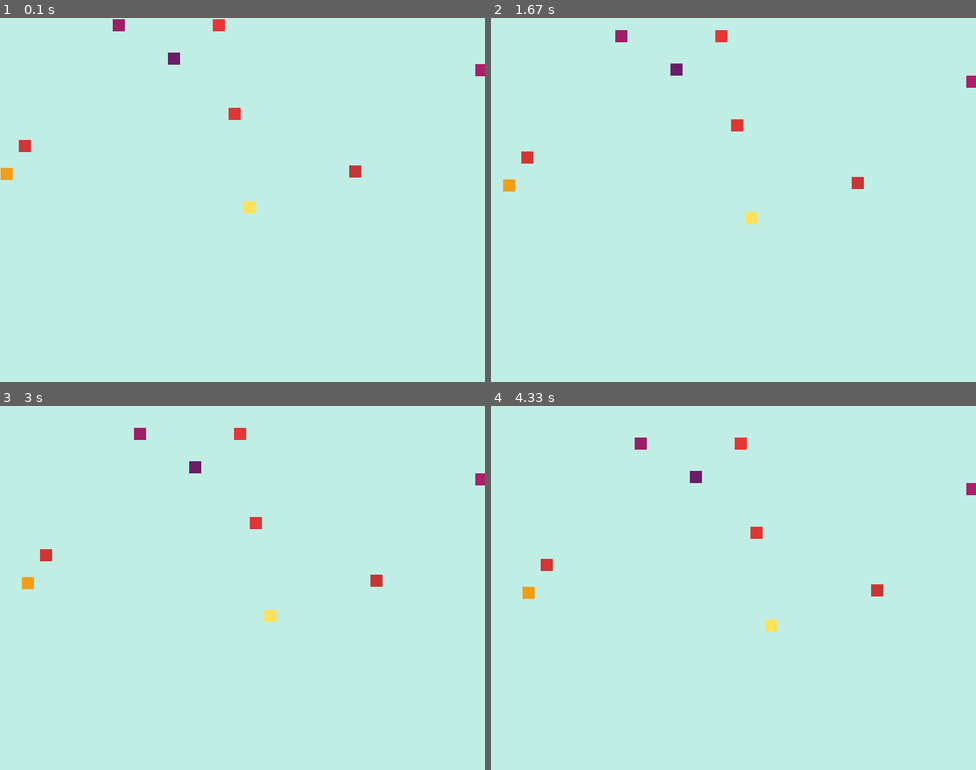
Above: before the commit, frames 1-4 (two rows, left to right).
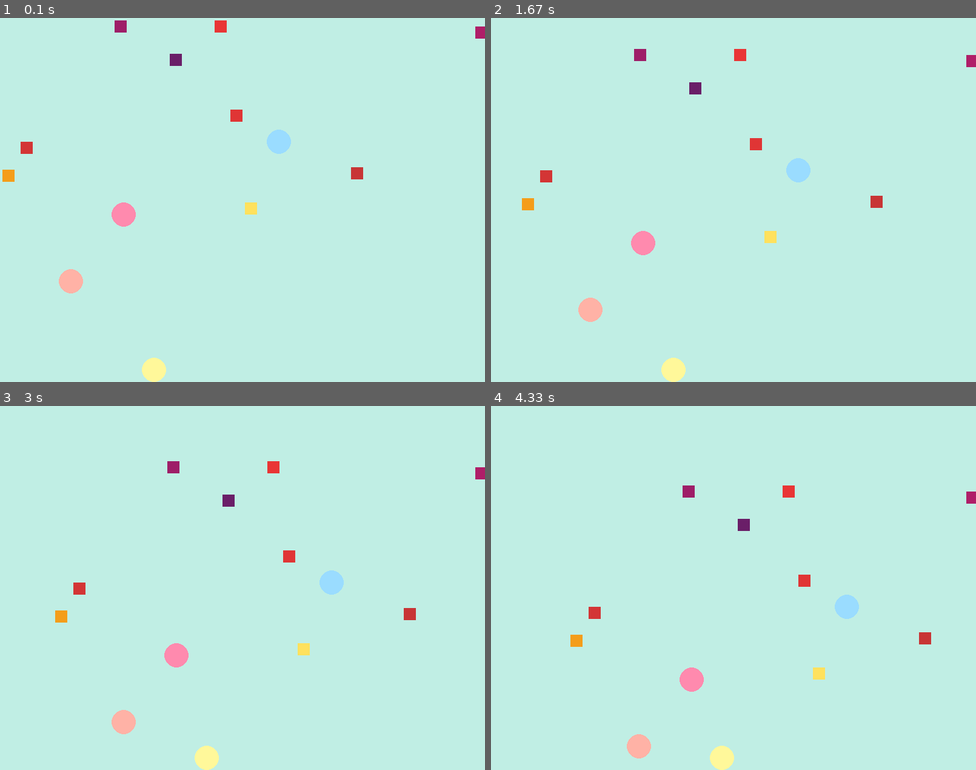
Above: after the commit, the same moments.

Repository: pettdev/Juego-de-Bolillas-PyGame
Game: pygame game, started from main.py
Same seed, same stepped clock (60 frames per second), same inputs: the game is played once before the commit and once after it.
Inputs:
- Up to frame 1 (0.1 s): no input
- Up to frame 2 (1.67 s): no input
- Up to frame 3 (3 s): no input
- Up to frame 4 (4.33 s): no input

The runs differ from the first frame. In frame 1, 1.5% of the frame differs, in the area x 0-100%, y 0-100%; in frame 2, 2.5%, in the area x 2-100%, y 3-100%; in frame 3, 2.4%; in frame 4, 2.5%.

Commit message:
Falso en ambas condiciones y mejora del codigo

Diff:
--- a/bolilla_mia.py
+++ /dev/null
@@ -1,26 +0,0 @@
-class Bolilla():
-
-    def __init__(self, ancho:int, alto:int, color:tuple, pos_x:int, pos_y:int, pant_al:int, pant_an:int, velocidad:int):
-        self.ancho = ancho
-        self.alto = alto
-        self.color = color
-        self.pos_x = pos_x
-        self.pos_y = pos_y
-        self.pant_al = pant_al
-        self.pant_an = pant_an
-        self.velocidad = velocidad
-        self.vx = velocidad
-        self.vy = velocidad
-        self.lim_x = pant_an - ancho
-        self.lim_y = pant_al - alto
-
-    def mover(self):
-        self.pos_x += self.vx
-        self.pos_y += self.vy
-
-        if self.pos_x >= self.lim_x or self.pos_x <= 0:
-            self.vx *= -1
-        if self.pos_y >= self.lim_y or self.pos_y <= 0:
-            self.vy *= -1
-
-        return self.pos_x, self.pos_y
--- /dev/null
+++ b/figuras_mias.py
@@ -0,0 +1,64 @@
+import pygame as pg
+
+
+class Rectangulo():
+
+
+    def __init__(self, ancho:int, alto:int, color:tuple, pos_x:int, pos_y:int, max_an:int, max_al:int, surface, velocidad:int):
+        self.ancho = ancho
+        self.alto = alto
+        self.color = color
+        self.pos_x = pos_x
+        self.pos_y = pos_y
+        self.max_al = max_al
+        self.max_an = max_an
+        self.velocidad = velocidad
+        self.vx = velocidad
+        self.vy = velocidad
+        self.lim_x = max_an - ancho
+        self.lim_y = max_al - alto
+        self.surface = surface
+
+
+    def mover(self):
+        self.pos_x += self.vx
+        self.pos_y += self.vy
+
+        if self.pos_x >= self.lim_x or self.pos_x <= 0:
+            self.vx *= -1
+        if self.pos_y >= self.lim_y or self.pos_y <= 0:
+            self.vy *= -1
+
+
+    def dibujar(self):
+        pg.draw.rect(self.surface, (self.color), (self.pos_x, self.pos_y, self.ancho, self.alto))
+
+
+class Bola():
+
+
+    def __init__(self, radio, color:tuple, pos_x:int, pos_y:int, max_an:int, max_al:int, surface, velocidad:int):
+        self.radio = radio
+        self.color = color
+        self.pos_x = pos_x
+        self.pos_y = pos_y
+        self.max_al = max_al
+        self.max_an = max_an
+        self.velocidad = velocidad
+        self.vx = velocidad
+        self.vy = velocidad
+        self.surface = surface
+
+
+    def mover(self):
+        self.pos_x += self.vx
+        self.pos_y += self.vy
+
+        if self.pos_x <= (0 + self.radio) or self.pos_x >= (self.max_an - self.radio):
+            self.vx *= -1
+        if self.pos_y <= (0 + self.radio) or self.pos_y >= (self.max_al - self.radio):
+            self.vy *= -1
+
+
+    def dibujar(self):
+        pg.draw.circle(self.surface, (self.color), (self.pos_x, self.pos_y), self.radio)
--- a/main.py
+++ b/main.py
@@ -1,30 +1,35 @@
 import pygame as pg
-from bolilla_mia import *
+from figuras_mias import *
 
 #Inicializar todos los modulos pygame
 #pantallas, sonidos, teclados, etc
 pg.init()
 
 # Crear pantalla o Surface
-ancho_pant = 600
-alto_pant = 800
+ancho_pant = 800
+alto_pant = 600
 
-pantalla_principal = pg.display.set_mode( (alto_pant, ancho_pant) ) # Ventana y tamaño, con Ancho y Largo
+pantalla_principal = pg.display.set_mode( (ancho_pant, alto_pant) ) # Ventana y tamaño, con Ancho y Largo
 pg.display.set_caption("Bolillas Rebotando") # Titulo para la ventana
 
 game_over = False
-velocidad = 0.1
+velocidad = 0.5
 
-bola = Bolilla(20, 20, (255, 225, 93), 400, 300, ancho_pant, alto_pant, velocidad)
-bola1 = Bolilla(20, 20, (244, 157, 26), 0, 246, ancho_pant, alto_pant, velocidad)
-bola2 = Bolilla(20, 20, (233, 53, 53), 350, 0, ancho_pant, alto_pant, velocidad)
-bola3 = Bolilla(20, 20, (175, 30, 104), 784, 75, ancho_pant, alto_pant, velocidad)
-bola4 = Bolilla(20, 20, (224, 53, 53), 376, 147, ancho_pant, alto_pant, velocidad)
-bola5 = Bolilla(20, 20, (106, 30, 104), 276, 55, ancho_pant, alto_pant, velocidad)
-bola6 = Bolilla(20, 20, (200, 53, 53), 575, 242, ancho_pant, alto_pant, velocidad)
-bola7 = Bolilla(20, 20, (0, 0, 0), 800, 200, ancho_pant, alto_pant, velocidad)
-bola8 = Bolilla(20, 20, (211, 53, 53), 30, 200, ancho_pant, alto_pant, velocidad)
-bola9 = Bolilla(20, 20, (158, 30, 104), 185, 0, ancho_pant, alto_pant, velocidad)
+cuadrado1 = Rectangulo(20, 20, (244, 157, 26), 0, 246, ancho_pant, alto_pant, pantalla_principal, velocidad)
+cuadrado2 = Rectangulo(20, 20, (233, 53, 53), 350, 0, ancho_pant, alto_pant, pantalla_principal, velocidad)
+cuadrado3 = Rectangulo(20, 20, (175, 30, 104), 784, 10, ancho_pant, alto_pant, pantalla_principal, velocidad) #falso en ambas condiciones linea 27 de la clase
+cuadrado4 = Rectangulo(20, 20, (224, 53, 53), 376, 147, ancho_pant, alto_pant, pantalla_principal, velocidad)
+cuadrado5 = Rectangulo(20, 20, (106, 30, 104), 276, 55, ancho_pant, alto_pant, pantalla_principal, velocidad)
+cuadrado6 = Rectangulo(20, 20, (200, 53, 53), 575, 242, ancho_pant, alto_pant, pantalla_principal, velocidad)
+cuadrado7 = Rectangulo(20, 20, (255, 255, 255), 800, 200, ancho_pant, alto_pant, pantalla_principal, velocidad)
+cuadrado8 = Rectangulo(20, 20, (211, 53, 53), 30, 200, ancho_pant, alto_pant, pantalla_principal, velocidad)
+cuadrado9 = Rectangulo(20, 20, (158, 30, 104), 185, 0, ancho_pant, alto_pant, pantalla_principal, velocidad)
+cuadrado10 = Rectangulo(20, 20, (255, 225, 93), 400, 300, ancho_pant, alto_pant, pantalla_principal, velocidad)
+
+ball1 = Bola(20, (154, 220, 255), 456, 200, ancho_pant, alto_pant, pantalla_principal, velocidad)
+ball2 = Bola(20, (255, 248, 154), 250, 580, ancho_pant, alto_pant, pantalla_principal, velocidad) #falso en ambas condiciones linea 57 de la clase
+ball3 = Bola(20, (255, 178, 166), 113, 430, ancho_pant, alto_pant, pantalla_principal, velocidad)
+ball4 = Bola(20, (255, 138, 174), 200, 320, ancho_pant, alto_pant, pantalla_principal, velocidad)
 
 while not game_over:
 
@@ -35,19 +40,36 @@
 
     pantalla_principal.fill( (192, 238, 228) ) #Asignar color a la pantalla
 
-    # Crear un rectángulo que tenga largo y ancho
+    cuadrado1.dibujar()
+    cuadrado2.dibujar()
+    cuadrado3.dibujar()
+    cuadrado4.dibujar()
+    cuadrado5.dibujar()
+    cuadrado6.dibujar()
+    cuadrado7.dibujar()
+    cuadrado8.dibujar()
+    cuadrado9.dibujar()
+    cuadrado10.dibujar()
 
-    #dibujar(pantalla, (color RGB), (Coord. Posicion An x La, tamaño An, Tamaño La))
-    """ pg.draw.rect(pantalla_principal, (192, 57, 43), (x, y, 20, 20)) """
+    ball1.dibujar()
+    ball2.dibujar()
+    ball3.dibujar()
+    ball4.dibujar()
 
-    pg.draw.rect(pantalla_principal, bola.color, (bola.mover()[0], bola.mover()[1], bola.ancho, bola.alto))
-    pg.draw.rect(pantalla_principal, bola1.color, (bola1.mover()[0], bola1.mover()[1], bola1.ancho, bola1.alto))
-    pg.draw.rect(pantalla_principal, bola2.color, (bola2.mover()[0], bola2.mover()[1], bola2.ancho, bola2.alto))
-    pg.draw.rect(pantalla_principal, bola3.color, (bola3.mover()[0], bola3.mover()[1], bola3.ancho, bola3.alto))
-    pg.draw.rect(pantalla_principal, bola4.color, (bola4.mover()[0], bola4.mover()[1], bola4.ancho, bola4.alto))
-    pg.draw.rect(pantalla_principal, bola5.color, (bola5.mover()[0], bola5.mover()[1], bola5.ancho, bola5.alto))
-    pg.draw.rect(pantalla_principal, bola6.color, (bola6.mover()[0], bola6.mover()[1], bola6.ancho, bola6.alto))
-    pg.draw.rect(pantalla_principal, bola7.color, (bola7.mover()[0], bola7.mover()[1], bola7.ancho, bola7.alto))
-    pg.draw.rect(pantalla_principal, bola8.color, (bola8.mover()[0], bola8.mover()[1], bola8.ancho, bola8.alto))
-    pg.draw.rect(pantalla_principal, bola9.color, (bola9.mover()[0], bola9.mover()[1], bola9.ancho, bola9.alto))
+    cuadrado1.mover()
+    cuadrado2.mover()
+    cuadrado3.mover()
+    cuadrado4.mover()
+    cuadrado5.mover()
+    cuadrado6.mover()
+    cuadrado7.mover()
+    cuadrado8.mover()
+    cuadrado9.mover()
+    cuadrado10.mover()
+
+    ball1.mover()
+    ball2.mover()
+    ball3.mover()
+    ball4.mover()
+
     pg.display.flip() #Para aplicar todo el añadido de arriba.
